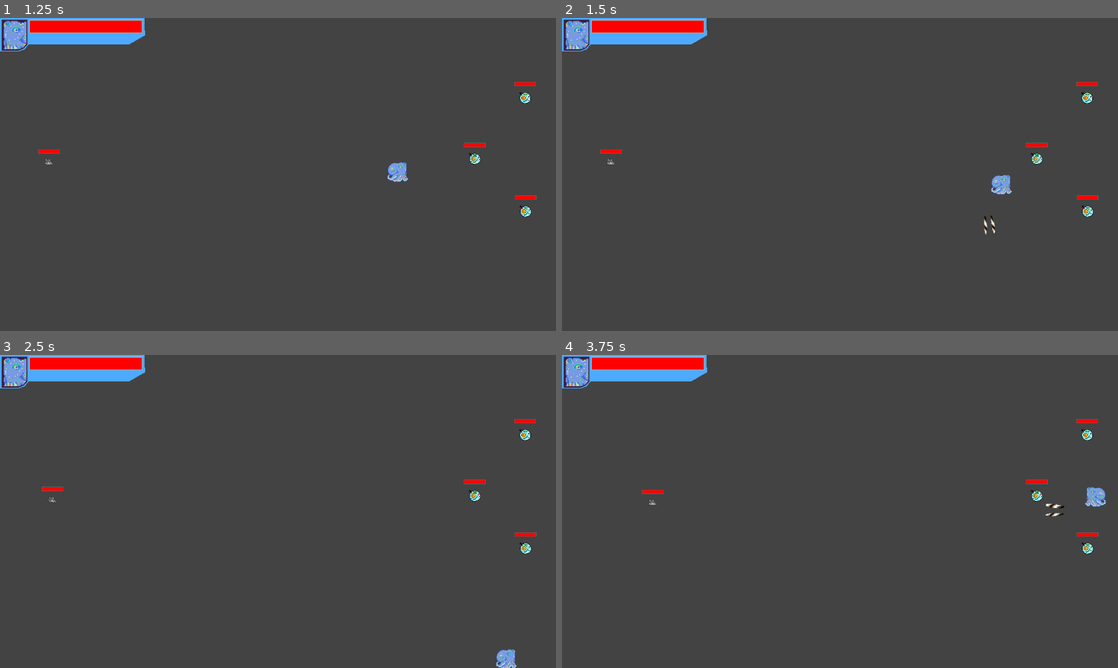
Above: before the commit, frames 1-4 (two rows, left to right).
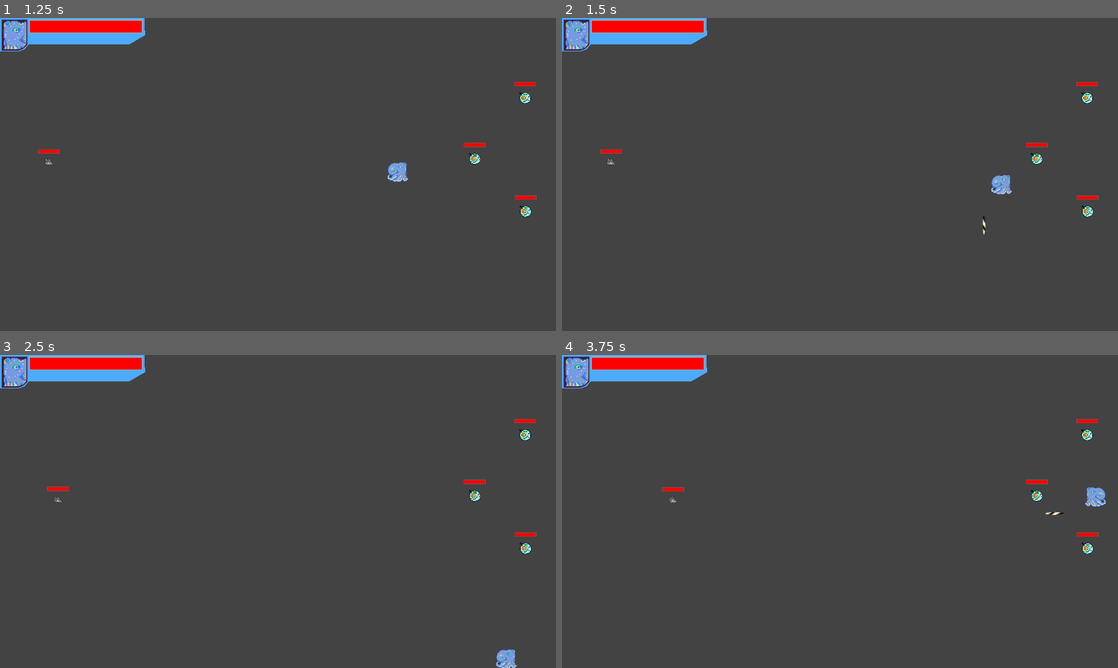
Above: after the commit, the same moments.

Repository: Igonorant/perfect-form
Game: Godot game, scene res://arenas/arena.tscn
Same seed, same stepped clock (60 frames per second), same inputs: the game is played once before the commit and once after it.
Inputs:
- Up to frame 1 (1.25 s): tap Enter at 0.5 s; hold Right (move_right) from 0.53 s (still down); tap E (atk_e) at 0.6 s
- Up to frame 2 (1.5 s): release Right (move_right) at 1.28 s; hold Down (move_down) from 1.28 s (still down); tap Q (atk_q) at 1.35 s
- Up to frame 3 (2.5 s): release Down (move_down) at 2.03 s; hold Right (move_right) from 2.03 s (still down); tap W (atk_w) at 2.1 s
- Up to frame 4 (3.75 s): release Right (move_right) at 2.78 s; hold Up (move_up) 2.78-3.53 s; tap E (atk_e) at 2.85 s; hold Left (move_left) from 3.53 s (still down); tap Q (atk_q) at 3.6 s

Frame 1 is identical in both runs. In frame 2, less than 0.1% of the frame differs, in the area x 75-78%, y 63-70%; in frame 3, less than 0.1%; in frame 4, 0.2%, in the area x 14-91%, y 42-52%.

Commit message:
Adding a state machine to the game!

Diff:
--- a/characters/player.gd
+++ b/characters/player.gd
@@ -22,7 +22,7 @@
     # THIS IS TEMPORARY TEST CODE
     q_press_power = Power.new()
     q_press_power.trait_interface = load("res://traits/active_traits/porcupine_quill/porcupine_quill.tscn")
-    q_press_power.trait_modifiers = [ForkshotRes.new(q_press_power), MultishotRes.new(), PierceshotRes.new(), ExplodeOnImpactRes.new(q_press_power)]
+    # q_press_power.trait_modifiers = [ForkshotRes.new(q_press_power), MultishotRes.new(), PierceshotRes.new(), ExplodeOnImpactRes.new(q_press_power)]
     q_press_power.friendly = true
     owner.call_deferred("add_child", q_press_power)
 
--- a/characters/porcupine_enemy.gd
+++ b/characters/porcupine_enemy.gd
@@ -10,13 +10,19 @@
 @onready var _moving_timer: Timer = %MovingTimer
 @onready var _dead_timer: Timer = %DeadTimer
 
+@onready var _main_sprite: Sprite2D = %MainSprite2D
+@onready var _spikes_sprite: Sprite2D = %SpikesSprite2D
+@onready var _hurtbox_collision_shape: CollisionShape2D = $HurtBoxComponent/CollisionShape2D
+
+var _main_sprite_original_position: Vector2
+var _spikes_sprite_original_position: Vector2
+var _hurtbox_collision_shape_original_position: Vector2
+
 var _target: Node2D
 var _invulnerable: bool = false
 
-enum State {IDLE, MOVING, ATTACKING, TAKING_DAMAGE, DEAD}
-const _StateStrings := ["IDLE", "MOVING", "ATTACKING", "TAKING_DAMAGE", "DEAD"]
-var _current_state: State = State.IDLE
-var _last_state: State = State.IDLE
+enum Behavior {IDLE, MOVING, ATTACKING, TAKING_DAMAGE, DEAD}
+@onready var _fsm: StateMachine = StateMachine.new()
 
 func _ready() -> void:
     _idle_timer.timeout.connect(_on_idle_timer_timeout)
@@ -25,88 +31,152 @@
 
     _animation.animation_finished.connect(_on_animation_finished)
 
-    _animation.play("idle")
-    _idle_timer.start()
+    _main_sprite_original_position = _main_sprite.position
+    _spikes_sprite_original_position = _spikes_sprite.position
+    _hurtbox_collision_shape_original_position = _hurtbox_collision_shape.position
+
+    _fsm.add_state(State.new(Behavior.IDLE, "IDLE", _about_to_enter_idle, _in_state_idle, Callable()))
+    _fsm.add_state(State.new(Behavior.MOVING, "MOVING", _about_to_enter_moving, Callable(), Callable()))
+    _fsm.add_state(State.new(Behavior.ATTACKING, "ATTACKING", _about_to_enter_attacking, _in_state_attacking, Callable()))
+    _fsm.add_state(State.new(Behavior.TAKING_DAMAGE, "TAKING_DAMAGE", _about_to_enter_taking_damage, Callable(), _about_to_exit_taking_damage))
+    _fsm.add_state(State.new(Behavior.DEAD, "DEAD", _about_to_enter_dead, in_state_dead, Callable()))
+    _fsm.end_adding_states()
+    _fsm.set_state(Behavior.IDLE)
+
     _invulnerable = true
 
 func set_target(target: Node2D) -> void:
     _target = target
 
+
 func _physics_process(_delta: float) -> void:
-    match _current_state:
-        State.IDLE:
-            _handle_idle_state()
-        State.MOVING:
-            _handle_moving_state()
-        State.ATTACKING:
-            _handle_attacking_state()
-        State.TAKING_DAMAGE: pass
-        State.DEAD: return
+    match _fsm.get_state():
+        Behavior.IDLE: pass
+        Behavior.MOVING:
+            _in_state_moving_physics_process()
+        Behavior.ATTACKING: pass
+        Behavior.TAKING_DAMAGE: pass
+        Behavior.DEAD: pass
+
+    velocity = _velocity.get_velocity()
+    if (velocity.x >= 1):
+        turn_right()
+    elif (velocity.x <= -1):
+        turn_left()
+
     move_and_slide()
+
+func turn_left() -> void:
+    var neg_x := Vector2(-1, 1)
+    _main_sprite.flip_h = true
+    _main_sprite.position = _main_sprite_original_position * neg_x
+    _spikes_sprite.flip_h = true
+    _spikes_sprite.position = _spikes_sprite_original_position * neg_x
+    _hurtbox_collision_shape.position = _hurtbox_collision_shape_original_position * neg_x
+
+func turn_right() -> void:
+    _main_sprite.flip_h = false
+    _main_sprite.position = _main_sprite_original_position
+    _spikes_sprite.flip_h = false
+    _spikes_sprite.position = _spikes_sprite_original_position
+    _hurtbox_collision_shape.position = _hurtbox_collision_shape_original_position
+
+
+### IDLE STATE ###
+
+func _about_to_enter_idle() -> void:
+    _animation.play("idle")
+    _idle_timer.start()
+
+func _in_state_idle() -> void:
+    _velocity.set_acceleration_direction(Vector2.ZERO)
+
+func _on_idle_timer_timeout() -> void:
+    _invulnerable = false
+    _fsm.set_state(Behavior.MOVING)
+
+
+### MOVING STATE ###
+
+func _about_to_enter_moving() -> void:
+    _animation.play("moving")
+    _moving_timer.start()
+
+func _on_moving_timer_timeout() -> void:
+    _fsm.set_state(Behavior.ATTACKING)
+
+func _in_state_moving_physics_process() -> void:
+    _velocity.set_acceleration_direction(_target.global_position - global_position)
+
+### ATTACKING STATE ###
+
+func _about_to_enter_attacking() -> void:
+    _animation.play("attacking")
+
+func _in_state_attacking() -> void:
+    _velocity.set_acceleration_direction(Vector2.ZERO)
+    _attack()
+
+func _attack() -> void:
+    # TODO: add attacking logic here
+    pass
+
+func _on_animation_finished(anim_name: StringName) -> void:
+    match anim_name:
+        "attacking":
+            _fsm.set_state(Behavior.IDLE)
+        "taking_damage":
+            _fsm.set_state(_fsm.get_previous_state())
+
+
+### TAKING DAMAGE STATE ###
+
+func _about_to_enter_taking_damage() -> void:
+    _animation.play("taking_damage")
+
+    _velocity.set_acceleration_direction(Vector2.ZERO)
+
+    _idle_timer.paused = true
+    _moving_timer.paused = true
+
+func _about_to_exit_taking_damage() -> void:
+    _idle_timer.paused = false
+    _moving_timer.paused = false
 
 func take_damage(damages: Array[Damage]) -> void:
     if (_invulnerable):
         return
+
+    var took_damage: bool = false
     for damage in damages:
-        _health.deal_damage(damage.amount)
-        if (_health.is_depleted()):
-            _handle_entering_dead_state()
-            return
-    _set_state(State.TAKING_DAMAGE)
-    _animation.play("taking_damage")
+        if (!_health.is_depleted()):
+            _health.deal_damage(damage.amount)
+            took_damage = true
 
-func _handle_idle_state() -> void:
-    _animation.play("idle")
-    velocity = velocity.lerp(Vector2.ZERO, 0.2);
+    if (_health.is_depleted()):
+        _fsm.set_state(Behavior.DEAD)
+        _fsm.lock()
+        return
 
-func _handle_moving_state() -> void:
-    _velocity.set_acceleration_direction(_target.global_position - global_position)
-    velocity = _velocity.get_velocity()
+    if (took_damage):
+        _fsm.set_state(Behavior.TAKING_DAMAGE)
 
-func _handle_attacking_state() -> void:
-    velocity = velocity.lerp(Vector2.ZERO, 0.2);
 
-func _attack() -> void:
-    pass
-
-func _on_idle_timer_timeout() -> void:
-    _set_state(State.MOVING)
-    _invulnerable = false
-    _animation.play("moving")
-    _moving_timer.start()
-
-func _on_moving_timer_timeout() -> void:
-    _set_state(State.ATTACKING)
-    _animation.play("attacking")
-    _attack()
+### DEAD STATE ###
 
 func _on_dead_timer_timeout() -> void:
     queue_free()
 
-func _handle_entering_dead_state() -> void:
+func _about_to_enter_dead() -> void:
+    _animation.play("RESET")
     _animation.play("taking_damage_fatal")
-    _velocity.queue_free()
+
+func in_state_dead() -> void:
+    _velocity.set_acceleration_direction(Vector2.ZERO)
+
     _health.queue_free()
     _hit_box.queue_free()
+
+    _idle_timer.stop()
+    _moving_timer.stop()
     _dead_timer.start()
-    _set_state(State.DEAD)
-
-func _on_animation_finished(anim_name: StringName) -> void:
-    print("_on_animation_finished -> ", anim_name)
-    match anim_name:
-        "attacking":
-            _set_state(State.IDLE)
-        "taking_damage":
-            _set_state(_last_state)
-
-func _set_state(state: State) -> void:
-    print(Time.get_ticks_msec() / 1000.0, " - (last) ", _StateStrings[_last_state], " <- (current) ", _StateStrings[_current_state], "  <- (change to) ", _StateStrings[state], ")")
-    if (_current_state != State.DEAD):
-        _last_state = _current_state
-        _current_state = state
-        match _current_state:
-            State.IDLE:
-                _idle_timer.start()
-            State.MOVING:
-                _moving_timer.start()
-    print("      - ", _StateStrings[_current_state], " (was ", _StateStrings[_last_state], ")")
--- a/characters/porcupine_enemy.tscn
+++ b/characters/porcupine_enemy.tscn
@@ -160,12 +160,14 @@
 script = ExtResource("1_oj3h5")
 
 [node name="MainSprite2D" type="Sprite2D" parent="."]
+unique_name_in_owner = true
 position = Vector2(0, -16)
 texture = ExtResource("2_oj3h5")
 hframes = 5
 vframes = 5
 
 [node name="SpikesSprite2D" type="Sprite2D" parent="."]
+unique_name_in_owner = true
 position = Vector2(-9, -16)
 texture = ExtResource("2_oj3h5")
 hframes = 5
@@ -186,8 +188,8 @@
 [node name="VelocityComponent" parent="." instance=ExtResource("3_omlyv")]
 unique_name_in_owner = true
 speed_limit = 100.0
-acceleration_time = 1.0
-deceleration_time = 3.0
+acceleration_time = 0.3
+deceleration_time = 0.6
 
 [node name="HealthComponent" parent="." instance=ExtResource("4_8xshg")]
 unique_name_in_owner = true
--- /dev/null
+++ b/components/state_machine/state.gd
@@ -0,0 +1,18 @@
+class_name State
+
+var _enum_value: int
+var _enum_name: StringName
+var _about_to_enter: Callable
+var _in_state: Callable
+var _about_to_exit: Callable
+
+func _init(enum_value: int, enum_name: StringName, about_to_enter: Callable, in_state: Callable, about_to_exit: Callable) -> void:
+    _enum_value = enum_value
+    _enum_name = enum_name
+    _about_to_enter = about_to_enter
+    _in_state = in_state
+    _about_to_exit = about_to_exit
+
+func _to_string() -> String:
+    var return_str: String = "{enum_name}({enum_value})"
+    return return_str.format([["enum_name", _enum_name], ["enum_value", _enum_value]]);
--- /dev/null
+++ b/components/state_machine/state_machine.gd
@@ -0,0 +1,87 @@
+class_name StateMachine
+extends State
+
+func _init() -> void:
+    pass
+
+var _debug_mode: bool = false
+func _set_debug_mode() -> void:
+    _debug_mode = true
+
+var _states: Array[State] = []
+var _max_enum_value: int = 0
+func add_state(state: State) -> void:
+    if (_debug_mode):
+        print("@FSM adding state: ", state, " | current size: ", _states.size(), " | max enum value: ", _max_enum_value)
+
+    # Ensures states array will accomodate the new state
+    if (_states.is_empty()):
+        _states.resize(state._enum_value + 1)
+    while (_states.size() <= state._enum_value):
+        _states.resize(_states.size() * 2)
+
+    _states[state._enum_value] = state
+    _max_enum_value = max(_max_enum_value, state._enum_value)
+
+    if (_debug_mode):
+        print("@FSM added state: ", state, " | current size: ", _states.size(), " | max enum value: ", _max_enum_value)
+
+func end_adding_states() -> void:
+    _states.resize(_max_enum_value + 1)
+    if (_debug_mode):
+        print("@FSM end adding states | all states: ", _states)
+
+
+var _locked: bool = false
+func lock() -> void:
+    if (_debug_mode):
+        print("@FSM locking...")
+    _locked = true
+
+func unlock() -> void:
+    if (_debug_mode):
+        print("@FSM unlocking...")
+    _locked = false
+
+
+var _current_state: int = -1
+var _previous_state: int = -2
+func set_state(state_enum_value: int) -> void:
+    assert(state_enum_value < _states.size(), "Trying to set an invalid state")
+
+    if (_locked):
+        if (_debug_mode):
+            print("@FSM is locked when trying to change to state: ", _states[_current_state])
+        return
+
+    if (_current_state == state_enum_value):
+        if (_debug_mode):
+            print("@FSM trying to change to the same state, skipping... : ", _states[_current_state])
+        return
+
+    if (_current_state != -1):
+        var previous_state: State = _states[_current_state]
+        if (previous_state._about_to_exit):
+            if (_debug_mode):
+                print("@FSM calling about_to_exit -> ", previous_state)
+            previous_state._about_to_exit.call()
+
+    _previous_state = _current_state
+    _current_state = state_enum_value
+    var state: State = _states[_current_state]
+
+    if (state._about_to_enter):
+        if (_debug_mode):
+            print("@FSM calling about_to_enter -> ", state)
+        state._about_to_enter.call()
+
+    if (state._in_state):
+        if (_debug_mode):
+            print("@FSM calling in_state -> ", state)
+        state._in_state.call()
+
+func get_state() -> int:
+    return _current_state
+
+func get_previous_state() -> int:
+    return _previous_state
Not shown, added: components/state_machine/state.gd.uid
Not shown, added: components/state_machine/state_machine.gd.uid
